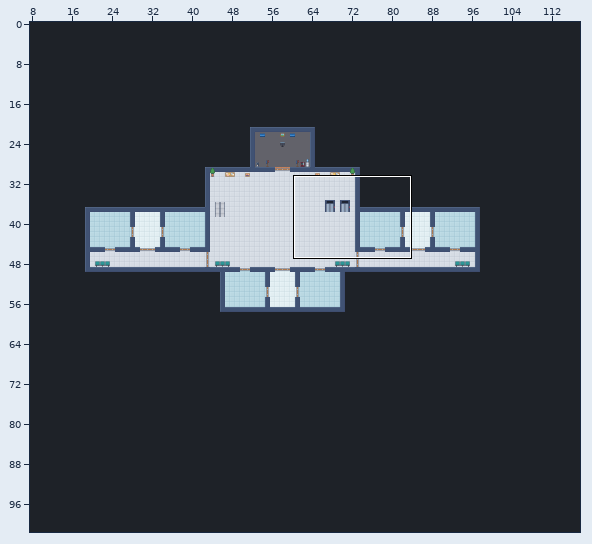
One commit to this Tiled map (JSON): hospital2d/maps/floor2.tmj. The first picture is a wide view before the edit; the outline marks the close-up.
Close-up. Earlier state:
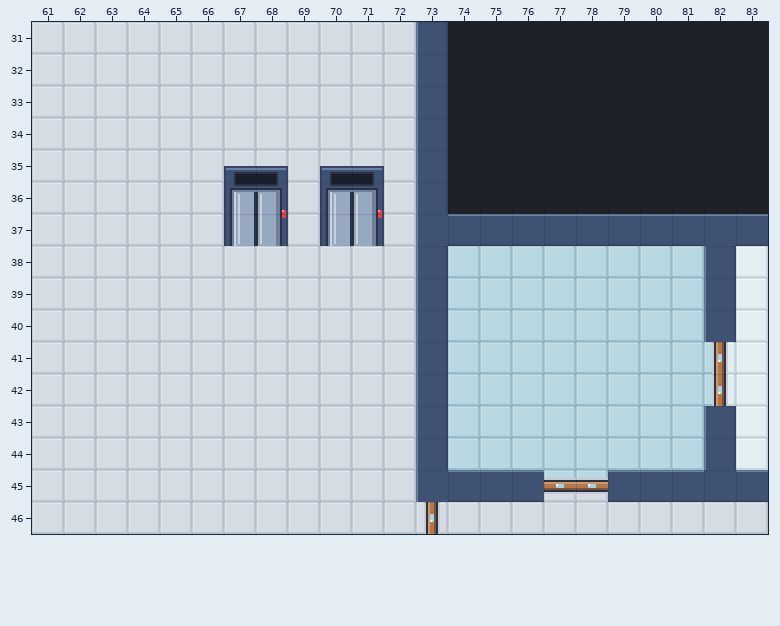
Cells are 16x16 px. Shown: x 61..83, y 31..46. The commit also changed other parts of the map, which this record leaves out.
Once edited:
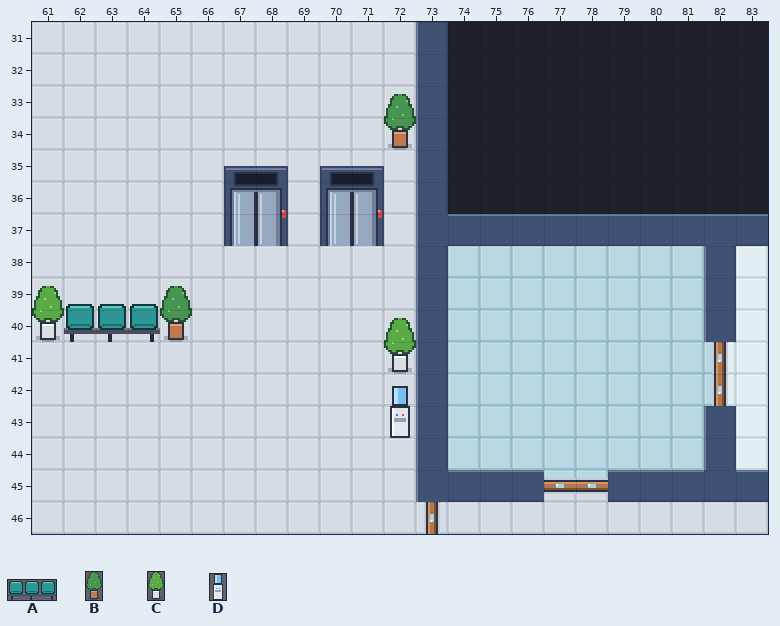
Key: from "hospital": A 7 "bench_up", B 8 "big_plant_0", C 9 "big_plant_1", D 85 "water_cooler".
Objects are placed by their top-left corner, in cells (3,4 is the top-left corner of cell 3,4); size is 1x1 cell unless given.
From old to new:
Layer "furniture":
added: B "big_plant_0" at 72,33.2 size 1x1.8
added: B "big_plant_0" at 65,39.2 size 1x1.8
added: A "bench_up" at 62,39.8 size 3x1.2
added: C "big_plant_1" at 61,39.2 size 1x1.8
added: C "big_plant_1" at 72,40.2 size 1x1.8
added: D "water_cooler" at 72,42.4 size 1x1.6
Where, in picture pixels (left, top, right, bottom), the same in both close-ups:
added: (384, 94, 416, 150)
added: (32, 286, 192, 342)
added: (384, 318, 416, 374)
added: (390, 386, 410, 438)
